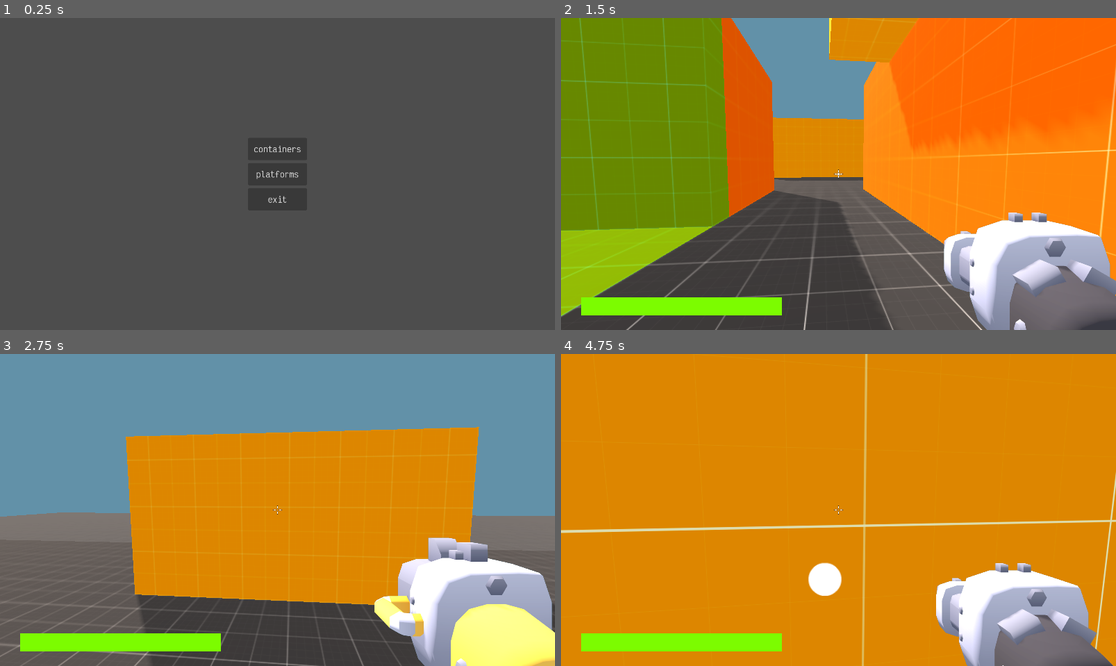
Above: before the commit, frames 1-4 (two rows, left to right).
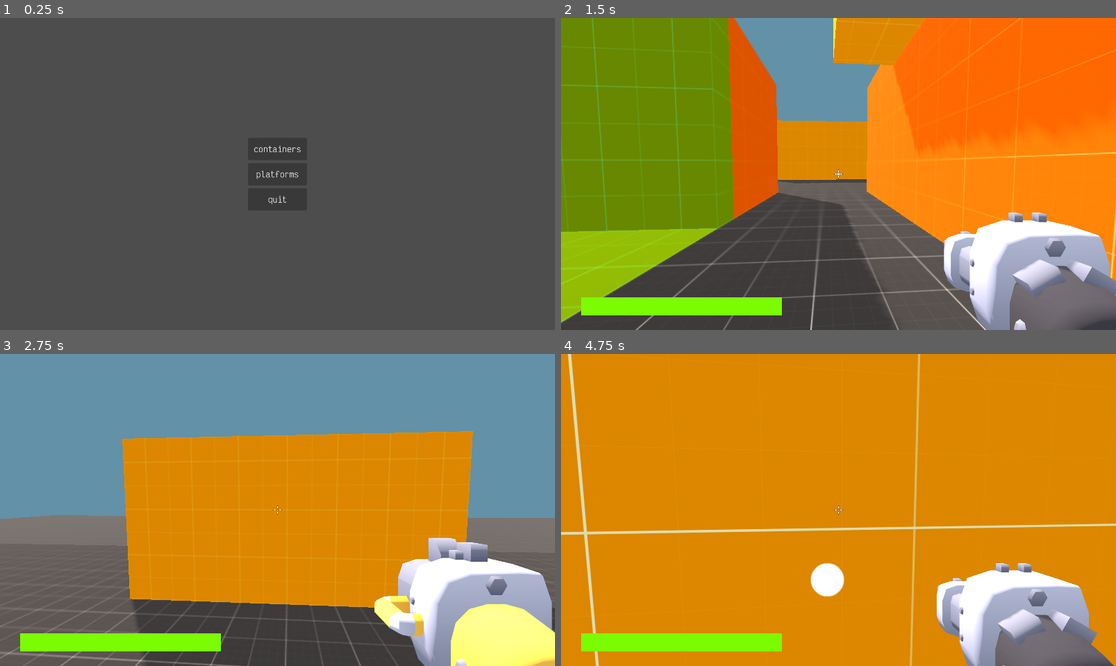
Above: after the commit, the same moments.

Repository: marcospb19/firestone
Game: Godot game, scene res://src/elements/ui/menus/main_menu.tscn
Two runs of this game, one before a commit and one after it. Both use one fixed random seed, a clock stepped at 60 frames per second and the inputs below.
Inputs (mouse positions are in pixels of both pictures, inside the frame that each line leads up to):
- Up to frame 1 (0.25 s): no input
- Up to frame 2 (1.5 s): click "containers" at 0.5 s; move the mouse to (866, 174) at 1.27 s; press the mouse at (866, 174) at 1.28 s; hold W (move_forward) from 1.28 s (still down)
- Up to frame 3 (2.75 s): keep holding W (move_forward); tap Space (jump) at 1.52, 2.27 s; move the mouse to (249, 510) at 2.02 s; release the mouse at (249, 510) at 2.03 s; tap Q (weapon_toggle) at 2.1 s
- Up to frame 4 (4.75 s): keep holding W (move_forward); move the mouse to (849, 503) at 2.77 s; press the mouse at (849, 503) at 2.78 s; move the mouse to (832, 516) at 3.52 s; release the mouse at (832, 516) at 3.53 s; tap Q (weapon_toggle) at 3.6 s; tap Space (jump) at 3.77, 4.52 s; move the mouse to (877, 513) at 4.27 s; press the mouse at (877, 513) at 4.28 s

The runs differ from the first frame. In frame 1, less than 0.1% of the frame differs, in the area x 48-50%, y 57-60%; in frame 2, 6.6%, in the area x 0-100%, y 0-100%; in frame 3, 3.2%; in frame 4, 3.7%.

Commit message:
minor renaming

Diff:
--- a/project.godot
+++ b/project.godot
@@ -29,10 +29,6 @@
 Audio="*res://src/singletons/audio.gd"
 Utils="*res://src/singletons/utils.gd"
 SceneController="*res://src/singletons/scene_controller.gd"
-
-[debug]
-
-settings/stdout/print_fps=true
 
 [display]
 
--- a/src/elements/levels/train_level.tscn
+++ b/src/elements/levels/containers_level.tscn
@@ -2,7 +2,7 @@
 
 [ext_resource type="PackedScene" uid="uid://dch0wy1f03eim" path="res://src/elements/levels/level_environment.tscn" id="1_e2l1x"]
 [ext_resource type="PackedScene" uid="uid://bm8usyqlqf2aj" path="res://src/elements/levels/objects/floor.tscn" id="1_ftakv"]
-[ext_resource type="PackedScene" uid="uid://dl2ed4gkybggf" path="res://src/scenes/entities/player.tscn" id="2_j2bnf"]
+[ext_resource type="PackedScene" uid="uid://dl2ed4gkybggf" path="res://src/elements/player/player.tscn" id="2_j2bnf"]
 [ext_resource type="PackedScene" uid="uid://cfltfkmumxr0p" path="res://src/elements/levels/objects/container_closed.tscn" id="4_aukpy"]
 [ext_resource type="PackedScene" uid="uid://hqqwpcluhpjc" path="res://src/elements/levels/objects/container_half_open.tscn" id="5_uheab"]
 [ext_resource type="PackedScene" uid="uid://d0nqcd05ww8yx" path="res://src/elements/levels/objects/container_open.tscn" id="6_g4syy"]
--- a/src/elements/levels/demo_level.gd
+++ b/src/elements/levels/platforms_level.gd
@@ -5,9 +5,9 @@
 
 func _process(_delta):
 	if Input.is_action_just_pressed("reset"):
-		SceneController.load_and_set_scene(SceneController.MainScene.LEVEL_DEMO)
+		SceneController.switch_to(SceneController.MainScene.LEVEL_DEMO)
 
 
 func _on_player_died():
 	# BUG: dying closes the options menu
-	SceneController.load_and_set_scene(SceneController.MainScene.LEVEL_DEMO)
+	SceneController.switch_to(SceneController.MainScene.LEVEL_DEMO)
--- a/src/elements/levels/demo_level.tscn
+++ b/src/elements/levels/platforms_level.tscn
@@ -1,7 +1,7 @@
 [gd_scene load_steps=9 format=3 uid="uid://dxvvlck8lej3f"]
 
-[ext_resource type="Script" path="res://src/elements/levels/demo_level.gd" id="1_rttgd"]
-[ext_resource type="PackedScene" uid="uid://dl2ed4gkybggf" path="res://src/scenes/entities/player.tscn" id="2_elriq"]
+[ext_resource type="Script" path="res://src/elements/levels/platforms_level.gd" id="1_rttgd"]
+[ext_resource type="PackedScene" uid="uid://dl2ed4gkybggf" path="res://src/elements/player/player.tscn" id="2_elriq"]
 [ext_resource type="PackedScene" uid="uid://dch0wy1f03eim" path="res://src/elements/levels/level_environment.tscn" id="2_k38af"]
 [ext_resource type="PackedScene" uid="uid://dpm3l05d7fu35" path="res://src/elements/levels/objects/platform.tscn" id="5_3s40e"]
 [ext_resource type="PackedScene" uid="uid://r7rt7pth4u7o" path="res://src/elements/levels/objects/wall_low.tscn" id="5_6vel1"]
--- a/src/elements/player/player.gd
+++ b/src/elements/player/player.gd
@@ -23,7 +23,7 @@
 var weapon_index := 0
 var weapon_timers: Array[Timer] = []
 
-var mouse_sensitivity := 0.0008
+var mouse_sensitivity := 0.00065
 var gamepad_sensitivity := 0.075
 
 var health := 100
--- a/src/elements/ui/menus/main_menu.gd
+++ b/src/elements/ui/menus/main_menu.gd
@@ -4,16 +4,16 @@
 func _ready() -> void:
 	# A corner case, as this is the project entry point, it needs call this to
 	# be cleanable later, it's a detail of how SceneController works
-	self.add_to_group(SceneController.MAIN_SCENE_GROUP)
+	self.add_to_group(SceneController.MAIN_SCENE_GROUP_NAME)
 
 
-func _on_train_level_button_pressed() -> void:
-	SceneController.load_and_set_scene(SceneController.MainScene.LEVEL_TRAIN)
+func _on_containers_button_pressed():
+	SceneController.switch_to(SceneController.MainScene.CONTAINERS_LEVEL)
 
 
-func _on_demo_level_button_pressed() -> void:
-	SceneController.load_and_set_scene(SceneController.MainScene.LEVEL_DEMO)
+func _on_platforms_button_pressed():
+	SceneController.switch_to(SceneController.MainScene.PLATFORMS_LEVEL)
 
 
-func _on_exit_button_pressed() -> void:
+func _on_quit_button_pressed():
 	SceneController.quit()
--- a/src/elements/ui/menus/main_menu.tscn
+++ b/src/elements/ui/menus/main_menu.tscn
@@ -29,21 +29,21 @@
 grow_vertical = 2
 script = ExtResource("3_fonus")
 
-[node name="TrainLevelButton" type="Button" parent="Buttons"]
+[node name="ContainersButton" type="Button" parent="Buttons"]
 layout_mode = 2
 size_flags_horizontal = 3
 text = "containers"
 
-[node name="DemoLevelButton" type="Button" parent="Buttons"]
+[node name="PlatformsButton" type="Button" parent="Buttons"]
 layout_mode = 2
 size_flags_horizontal = 3
 text = "platforms"
 
-[node name="ExitButton" type="Button" parent="Buttons"]
+[node name="QuitButton" type="Button" parent="Buttons"]
 layout_mode = 2
 size_flags_horizontal = 3
-text = "exit"
+text = "quit"
 
-[connection signal="pressed" from="Buttons/TrainLevelButton" to="." method="_on_train_level_button_pressed"]
-[connection signal="pressed" from="Buttons/DemoLevelButton" to="." method="_on_demo_level_button_pressed"]
-[connection signal="pressed" from="Buttons/ExitButton" to="." method="_on_exit_button_pressed"]
+[connection signal="pressed" from="Buttons/ContainersButton" to="." method="_on_containers_button_pressed"]
+[connection signal="pressed" from="Buttons/PlatformsButton" to="." method="_on_platforms_button_pressed"]
+[connection signal="pressed" from="Buttons/QuitButton" to="." method="_on_quit_button_pressed"]
--- a/src/singletons/scene_controller.gd
+++ b/src/singletons/scene_controller.gd
@@ -1,20 +1,20 @@
 extends Node
 
-const MAIN_SCENE_GROUP := "main_scene"
+const MAIN_SCENE_GROUP_NAME := "main_scene"
 
 enum MainScene {
 	MAIN_MENU,
-	LEVEL_DEMO,
-	LEVEL_TRAIN,
+	CONTAINERS_LEVEL,
+	PLATFORMS_LEVEL,
 }
 
 const SCENE_PATHS := {
 	MainScene.MAIN_MENU: "res://src/elements/ui/menus/main_menu.tscn",
-	MainScene.LEVEL_DEMO: "res://src/elements/levels/demo_level.tscn",
-	MainScene.LEVEL_TRAIN: "res://src/elements/levels/train_level.tscn",
+	MainScene.CONTAINERS_LEVEL: "res://src/elements/levels/containers_level.tscn",
+	MainScene.PLATFORMS_LEVEL: "res://src/elements/levels/platforms_level.tscn",
 }
 
-var last_loaded_scene: MainScene
+var last_loaded_scene_path: String
 
 
 func _ready():
@@ -23,20 +23,25 @@
 		assert(ResourceLoader.exists(path), "scene path doesn't exist: '%s'" % path)
 
 
-func load_and_set_scene(scene: MainScene):
-	self.get_tree().call_group(MAIN_SCENE_GROUP, "queue_free")
-	var node: Node = load(SCENE_PATHS[scene]).instantiate()
-	node.add_to_group(MAIN_SCENE_GROUP)
+func switch_to(scene: MainScene):
+	var path = SCENE_PATHS[scene]
+	__switch_to_scene_at(path)
+	last_loaded_scene_path = path
+
+
+func reload_current_scene():
+	__switch_to_scene_at(last_loaded_scene_path)
+
+
+func __switch_to_scene_at(path: String):
+	self.get_tree().call_group(MAIN_SCENE_GROUP_NAME, "queue_free")
+	var node: Node = load(path).instantiate()
+	node.add_to_group(MAIN_SCENE_GROUP_NAME)
 	self.get_tree().root.add_child(node)
-	last_loaded_scene = scene
 
 
 func go_to_main_menu():
-	load_and_set_scene(MainScene.MAIN_MENU)
-
-
-func reload_current_scene():
-	load_and_set_scene(last_loaded_scene)
+	switch_to(MainScene.MAIN_MENU)
 
 
 func quit():
